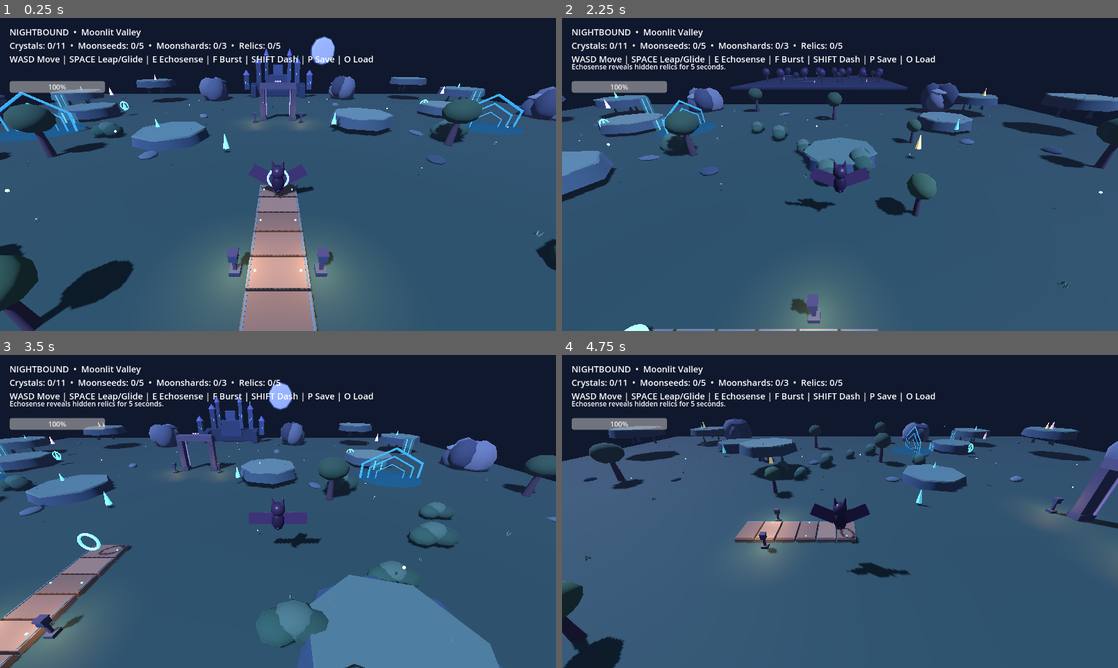
Above: before the commit, frames 1-4 (two rows, left to right).
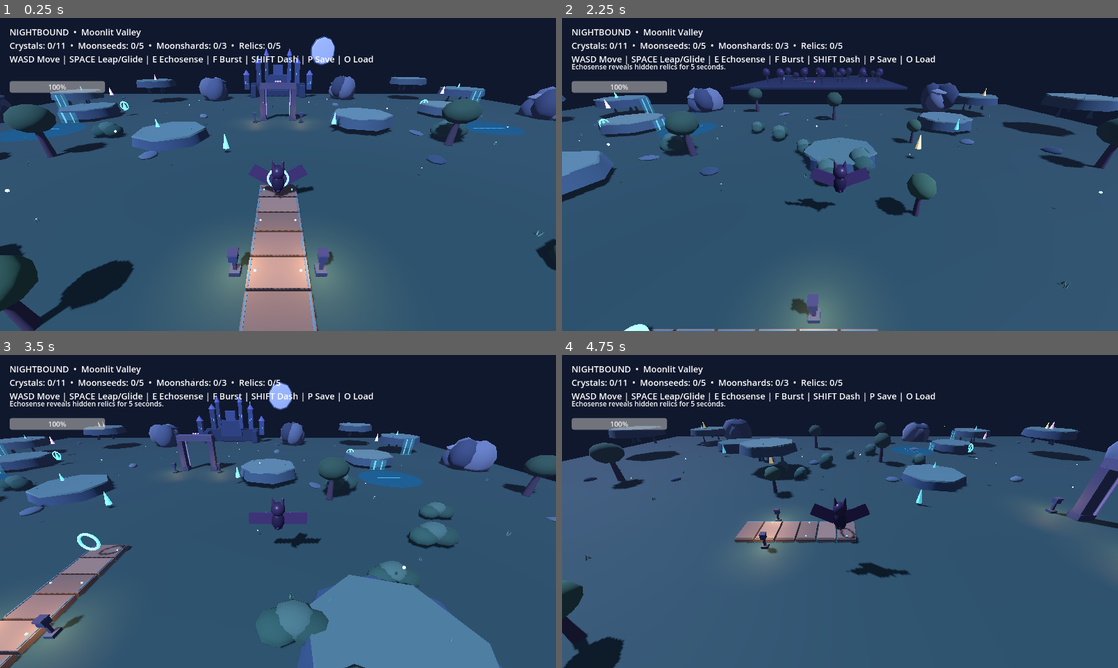
Above: after the commit, the same moments.

Repository: Dynamon91/nightbound
Game: Godot game, scene res://scenes/main.tscn
The game is run twice, just before and just after one commit, with the same random seed, the same clock (stepped at 60 frames per second) and the same inputs.
Inputs:
- Up to frame 1 (0.25 s): no input
- Up to frame 2 (2.25 s): hold D (move_right) 0.53-1.28 s; tap F (burst) at 0.6 s; tap Space (jump) at 0.77, 1.52 s; hold S (move_back) 1.28-2.03 s; tap E (echosense) at 1.35 s; hold D (move_right) from 2.03 s (still down); tap Shift (shadow_dash) at 2.1 s
- Up to frame 3 (3.5 s): release D (move_right) at 2.78 s; hold W (move_forward) from 2.78 s (still down); tap F (burst) at 2.85 s; tap Space (jump) at 3.02 s
- Up to frame 4 (4.75 s): release W (move_forward) at 3.53 s; hold A (move_left) from 3.53 s (still down); tap E (echosense) at 3.6 s; tap Space (jump) at 3.77, 4.52 s; tap Shift (shadow_dash) at 4.35 s

The runs differ from the first frame. In frame 1, 0.4% of the frame differs, in the area x 0-95%, y 23-37%; in frame 2, 0.1%; in frame 3, 0.2%; in frame 4, less than 0.1%.

Commit message:
fix: replace custom water surfaces with standard primitive meshes

Diff:
--- a/scripts/main.gd
+++ b/scripts/main.gd
@@ -155,7 +155,7 @@
 	light.shadow_enabled=false
 	add_child(light)
 func build_shallow_pool(p:Vector3,radius_x:float,radius_z:float)->void:
-	# A low, translucent magical pool adds a cool reflective break to the flat ground plane.
+	# Use standard primitive meshes for consistent renderer support in Godot Compatibility.
 	var water:=MeshInstance3D.new()
 	var water_mesh:=CylinderMesh.new()
 	water_mesh.top_radius=1.0
@@ -176,18 +176,13 @@
 	water_material.emission_energy_multiplier=.35
 	water.material_override=water_material
 	add_child(water)
+	# Staggered luminous bars suggest ripples without relying on custom TorusMesh surfaces.
 	for ripple_index in range(3):
 		var ripple:=MeshInstance3D.new()
-		var ripple_mesh:=TorusMesh.new()
-		ripple_mesh.inner_radius=.92
-		ripple_mesh.outer_radius=1.0
-		ripple_mesh.ring_segments=24
-		ripple_mesh.rings=6
+		var ripple_mesh:=BoxMesh.new()
+		ripple_mesh.size=Vector3(radius_x*(.55+float(ripple_index)*.22),.018,.045)
 		ripple.mesh=ripple_mesh
-		ripple.rotation.x=PI*.5
-		var ripple_scale:=.55+float(ripple_index)*.31
-		ripple.scale=Vector3(radius_x*ripple_scale,1.0,radius_z*ripple_scale)
-		ripple.position=p+Vector3(0,.035+float(ripple_index)*.002,0)
+		ripple.position=p+Vector3(0,.035+float(ripple_index)*.003,(float(ripple_index)-1.0)*radius_z*.22)
 		var ripple_material:=mat(Color("#4ec8dd"),.3)
 		ripple_material.emission_enabled=true
 		ripple_material.emission=Color("#248bbf")
@@ -195,10 +190,10 @@
 		ripple.material_override=ripple_material
 		add_child(ripple)
 func build_waterfall(p:Vector3,width:float,height:float)->void:
-	# Narrow vertical ribbons make the elevated platforms feel connected to the valley below.
+	# Thin translucent box ribbons are more reliable than custom QuadMesh surfaces across renderers.
 	var fall:=MeshInstance3D.new()
-	var fall_mesh:=QuadMesh.new()
-	fall_mesh.size=Vector2(width,height)
+	var fall_mesh:=BoxMesh.new()
+	fall_mesh.size=Vector3(width,height,.025)
 	fall.mesh=fall_mesh
 	fall.position=p+Vector3(0,height*.5,0)
 	var fall_material:=StandardMaterial3D.new()
@@ -212,10 +207,10 @@
 	add_child(fall)
 	for ribbon_index in range(2):
 		var ribbon:=MeshInstance3D.new()
-		var ribbon_mesh:=QuadMesh.new()
-		ribbon_mesh.size=Vector2(width*(.11 if ribbon_index==0 else .07),height*.9)
+		var ribbon_mesh:=BoxMesh.new()
+		ribbon_mesh.size=Vector3(width*(.11 if ribbon_index==0 else .07),height*.9,.04)
 		ribbon.mesh=ribbon_mesh
-		ribbon.position=p+Vector3((-.22 if ribbon_index==0 else .24)*width,height*.5,.015)
+		ribbon.position=p+Vector3((-.22 if ribbon_index==0 else .24)*width,height*.5,.02)
 		var ribbon_material:=mat(Color("#8ee8f0"),.3)
 		ribbon_material.emission_enabled=true
 		ribbon_material.emission=Color("#63d8ed")
